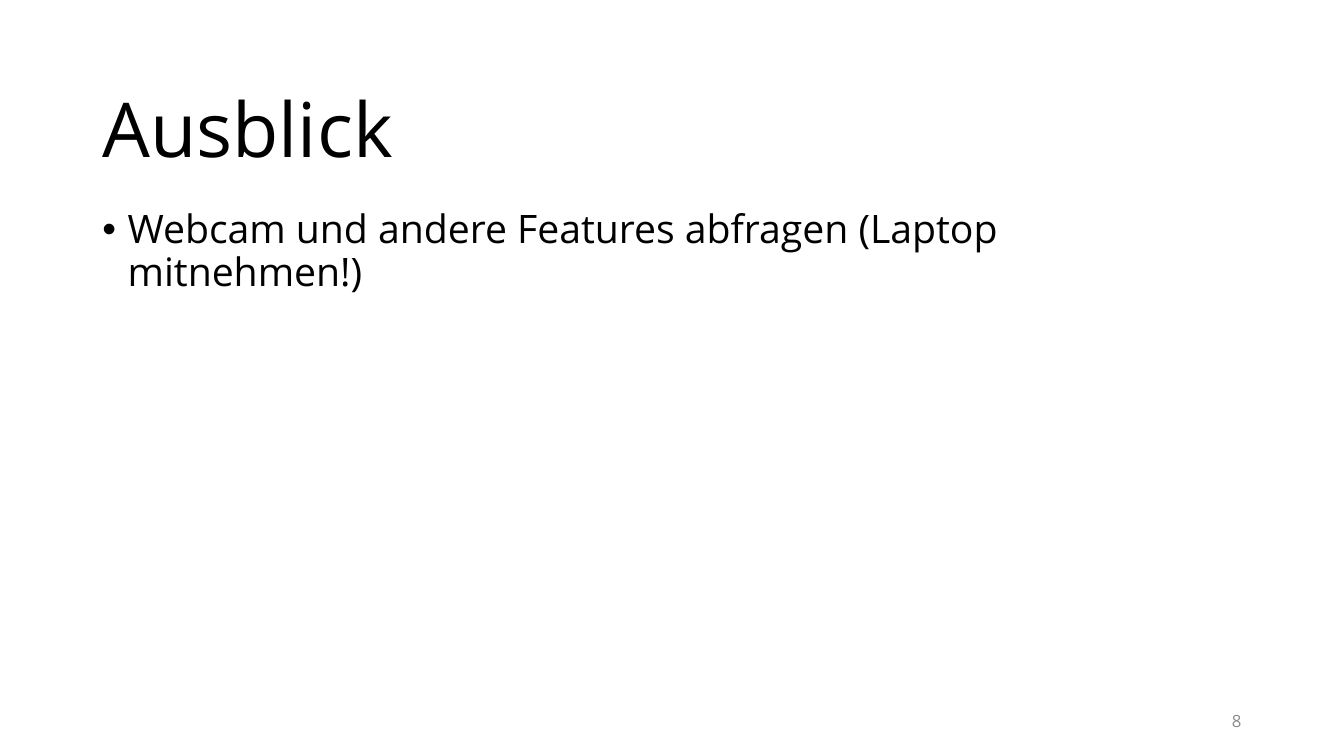
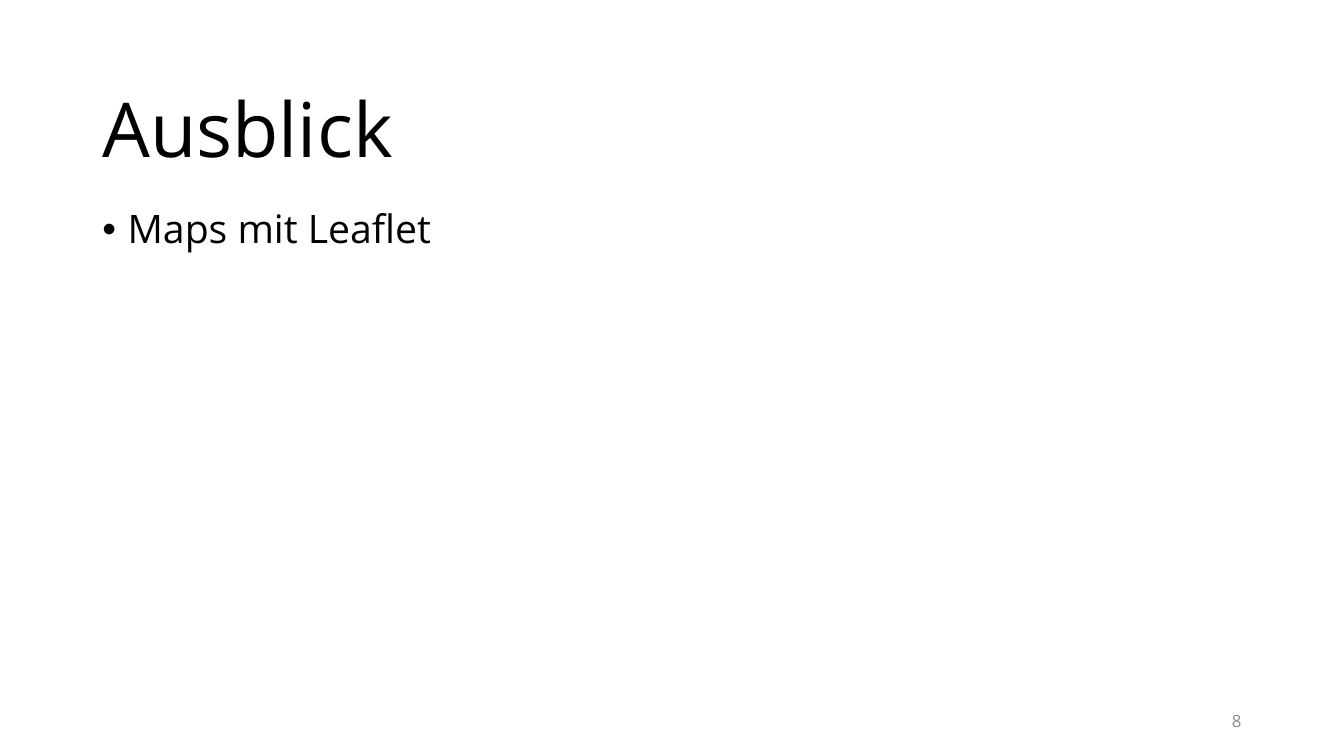
Before and after one commit to raphaeldas/js-advanced, a slide deck: slide 8 of papers/lektion-2.pptx. Drawn at 1344x756 pixels with LibreOffice and Linux fonts; fonts in the diff are those of the drawing; background and template pictures are left out. Boxes give left, top, right and bottom in pixels: in the first picture for what was removed or moved away, otherwise in the second. Text is boxed around its words. In the diff, an @@ line names an element or a change of style, - is before the commit and + after.

```diff
--- a/papers/lektion-2.pptx
+++ b/papers/lektion-2.pptx
@@ text at <box>128,213,431,253</box>: text changed @@
-• Webcam und andere Features abfragen (Laptop mitnehmen!)
+• Maps mit Leaflet
```
Also in this commit, not shown: 2 other slides changed, 1 slide added, 1 slide removed, 1 other file.
